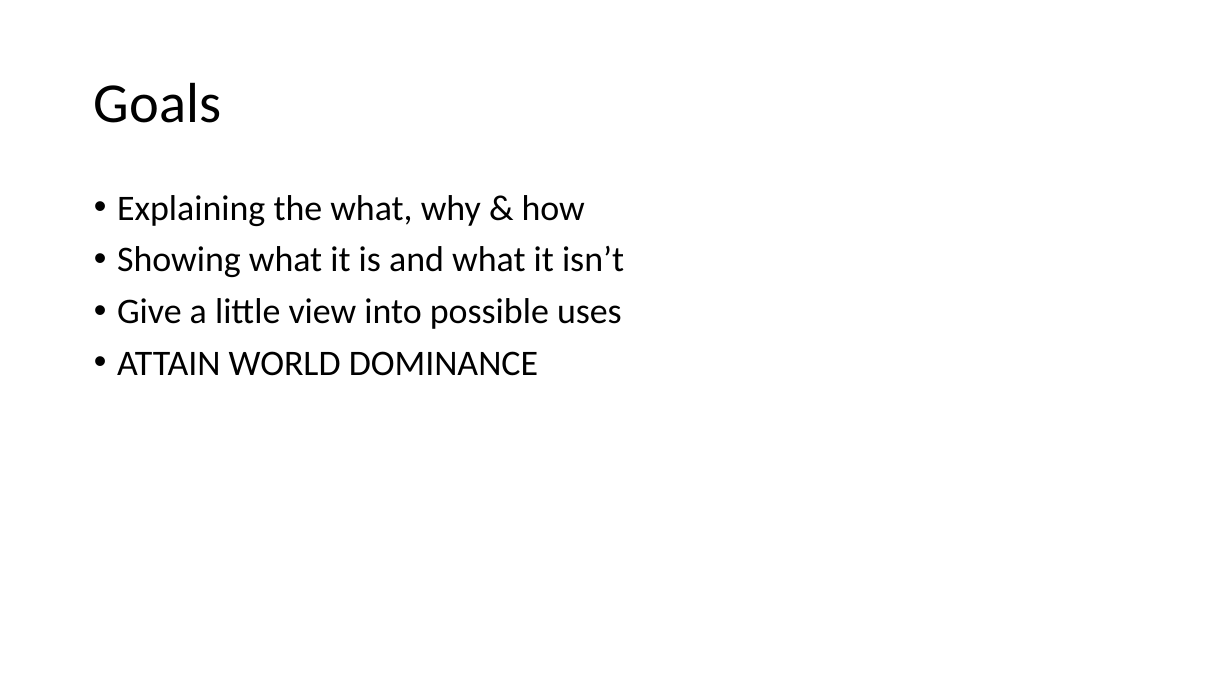
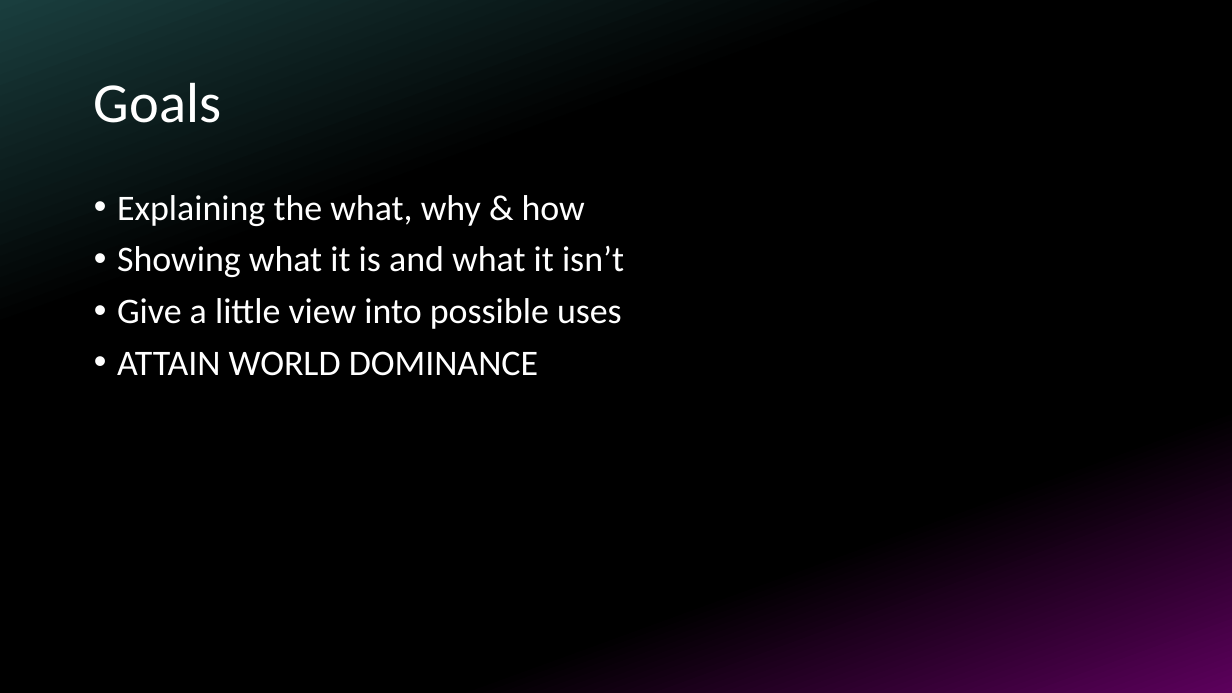
Before and after one commit to bluehands/Higher-order-coding, a slide deck: slide 2 of Presentation.pptx. Drawn at 1232x693 pixels with LibreOffice and Linux fonts; fonts in the diff are those of the drawing. Boxes give left, top, right and bottom in pixels: in the first picture for what was removed or moved away, otherwise in the second. Text is boxed around its words. In the diff, an @@ line names an element or a change of style, - is before the commit and + after.

Commit message:
Update design

```diff
--- a/Presentation.pptx
+++ b/Presentation.pptx
@@ background #FFFFFF to gradient #1A3E3E to #000000 to #5C005C @@
@@ title "Goals" at <box>94,82,221,123</box>: text colour #000000 to #FFFFFF @@
@@ text "Explaining the what, why & ..." at <box>117,195,624,376</box>: text colour #000000 to #FFFFFF @@
```
Also in this commit, not shown: 7 other slides changed.
